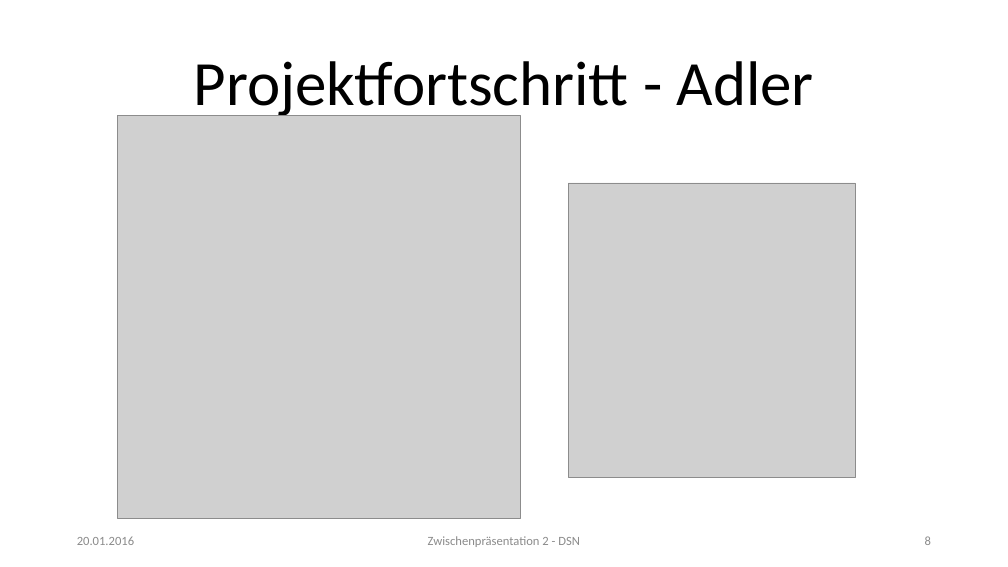
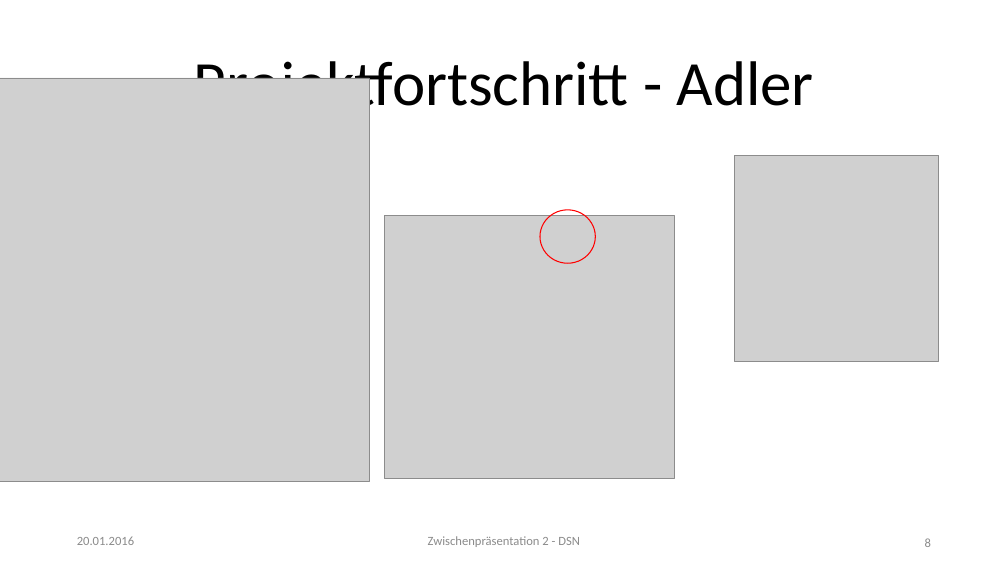
Before and after one commit to nhohenwarter-tgm/digitalschoolnotes, a slide deck: slide 8 of doc/praesentationen/zwischenpraesentation2/zwischenpraesentation.pptx. Drawn at 1008x567 pixels with LibreOffice and Linux fonts; fonts in the diff are those of the drawing; grey boxes stand for pictures. Boxes give left, top, right and bottom in pixels: in the first picture for what was removed or moved away, otherwise in the second. Text is boxed around its words. In the diff, an @@ line names an element or a change of style, - is before the commit and + after.

```diff
--- a/doc/praesentationen/zwischenpraesentation2/zwischenpraesentation.pptx
+++ b/doc/praesentationen/zwischenpraesentation2/zwischenpraesentation.pptx
@@ picture: place and size @@
-picture at (117, 116, 520, 519)
+picture at (0, 78, 369, 481)
@@ picture: place and size @@
-picture at (569, 183, 855, 477)
+picture at (735, 155, 939, 361)
@@ picture added at (385, 216, 675, 478) @@
@@ ellipse added at (540, 210, 595, 264), outline #FF0000 1 pt @@
```
Also in this commit, not shown: 1 other file.
